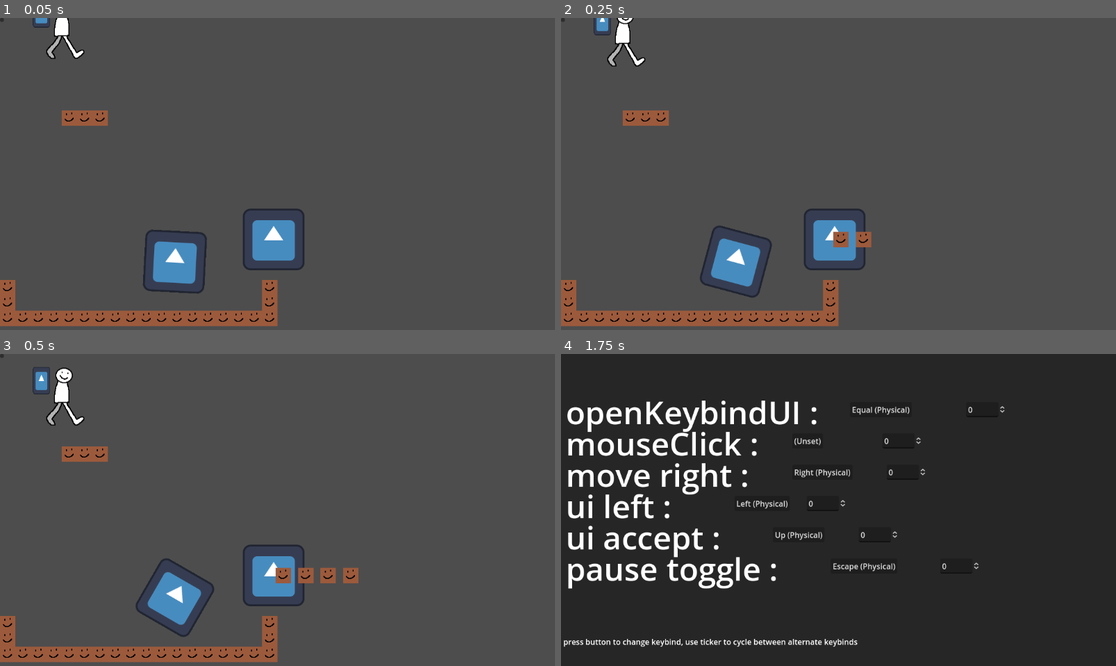
Above: before the commit, frames 1-4 (two rows, left to right).
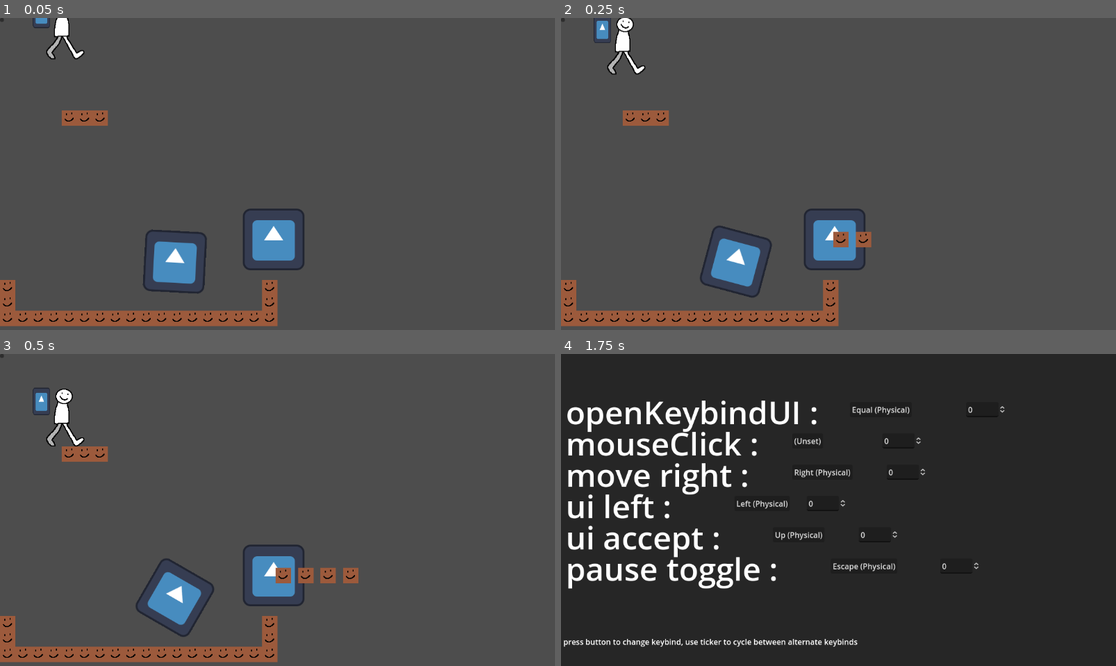
Above: after the commit, the same moments.

Repository: kaitaobenson/Dunebound
Game: Godot game, scene res://Scenes/Main.tscn
Same seed, same stepped clock (60 frames per second), same inputs: the game is played once before the commit and once after it. The engine's default icon, where the game draws it, is replaced by a stand-in: a white triangle on a blue panel in a dark square.
Inputs (mouse positions are in pixels of both pictures, inside the frame that each line leads up to):
- Up to frame 1 (0.05 s): no input
- Up to frame 2 (0.25 s): no input
- Up to frame 3 (0.5 s): no input
- Up to frame 4 (1.75 s): move the mouse to (960, 494) at 0.52 s; hold Right (move-right) from 0.53 s (still down); tap Up (ui_accept) at 0.6, 0.77, 1.07, 1.52, 1.55 s; click (960, 494) at 0.67 s; move the mouse to (727, 525) at 1.27 s; tap = (openKeybindUI) at 1.35 s

The runs differ from the first frame. In frame 1, 0.1% of the frame differs, in the area x 6-16%, y 0-14%; in frame 2, 0.6%; in frame 3, 1.0%, in the area x 5-16%, y 4-30%; in frame 4, nothing differs.

Commit message:
add run metadata

Diff:
--- a/KaiTest3/Scenes/Main.tscn
+++ b/KaiTest3/Scenes/Main.tscn
@@ -143,6 +143,9 @@
 [node name="mrLegs" type="CharacterBody2D" parent="."]
 position = Vector2(132, 26)
 script = ExtResource("2_44nkk")
+metadata/SPEED = 300.0
+metadata/JUMP = 600.0
+metadata/GRAVITY = 1000.0
 
 [node name="CollisionShape2D" type="CollisionShape2D" parent="mrLegs"]
 shape = SubResource("CapsuleShape2D_hb2my")
--- a/KaiTest3/Scripts/CharacterBody2D.gd
+++ b/KaiTest3/Scripts/CharacterBody2D.gd
@@ -55,17 +55,18 @@
 
 func movement(delta):
 
-	const SPEED = 300.0
-	const JUMP_VELOCITY = -400.0
-	const gravity = 500;
+	var SPEED = get_meta("SPEED")
+	var JUMP_VELOCITY = get_meta("JUMP")
+	var gravity = get_meta("GRAVITY");
 	var direction = Input.get_axis("ui_left", "move-right")
 
 	# Gravity
 	if not is_on_floor():
 		velocity.y += gravity * delta
+		print(gravity)
 	# Jump
 	if Input.is_action_just_pressed("ui_accept") and is_on_floor():
-		velocity.y = JUMP_VELOCITY
+		velocity.y = -JUMP_VELOCITY
 	# Horiz movement
 	if velocity.x == 0:
 		anim.stop()
